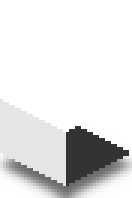
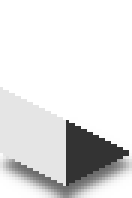
Layered file, before and after one edit (132 x 198). Changes by layer:
painted on "Top" over [3, 90, 75, 132]
painted on "Front" over [0, 87, 66, 132]
